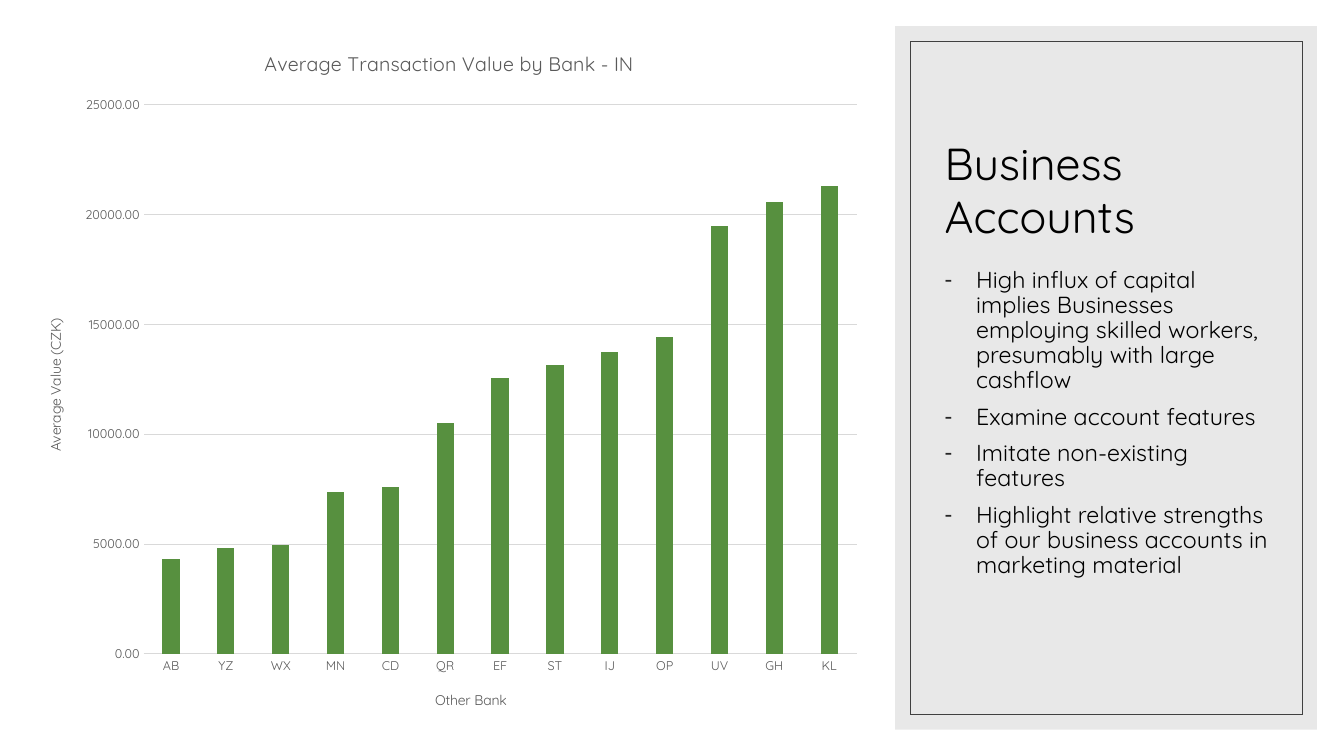
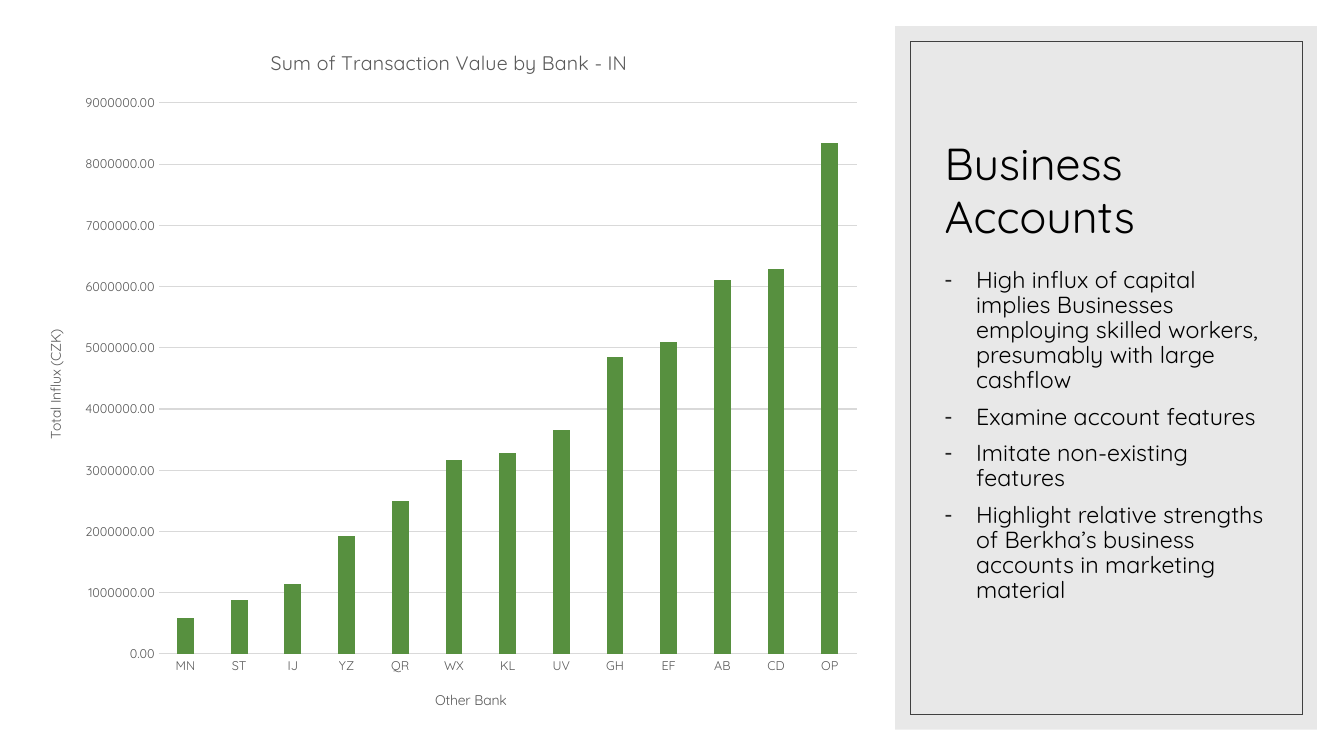
Before and after one commit to SamPurle/Banking_Team_1, a slide deck: slide 7 of SammyPPT.pptx. Drawn at 1344x756 pixels with LibreOffice and Linux fonts; fonts in the diff are those of the drawing. Boxes give left, top, right and bottom in pixels: in the first picture for what was removed or moved away, otherwise in the second. Text is boxed around its words. In the diff, an @@ line names an element or a change of style, - is before the commit and + after.

Commit message:
Charts after presentation

```diff
--- a/SammyPPT.pptx
+++ b/SammyPPT.pptx
@@ column chart at [25,26,874,730] @@
@@ title "Average Transaction Value by Bank - IN " to "Sum of Transaction Value by Bank - IN " @@
-categories: AB, YZ, WX, MN, CD, QR, EF, ST, IJ, OP, UV, GH, KL
+categories: MN, ST, IJ, YZ, QR, WX, KL, UV, GH, EF, AB, CD, OP
-Series 1: 4300, 4800, 5000, 7400, 7600, 10500, 12600, 13100, 13700, 14400, 19500, 20600, 21300
+Series 1: 600000, 900000, 1100000, 1900000, 2500000, 3200000, 3300000, 3700000, 4800000, 5100000, 6100000, 6300000, 8300000
@@ value axis title "Average Value (CZK) " to "Total Influx (CZK) " @@
@@ text at [976,506,1263,599]: text changed @@
-– Highlight relative strengths of our business accounts in marketing material
+– Highlight relative strengths of Berkha’s business accounts in marketing material
```
Also in this commit, not shown: 6 other slides changed, 1 slide added, 1 other file.
